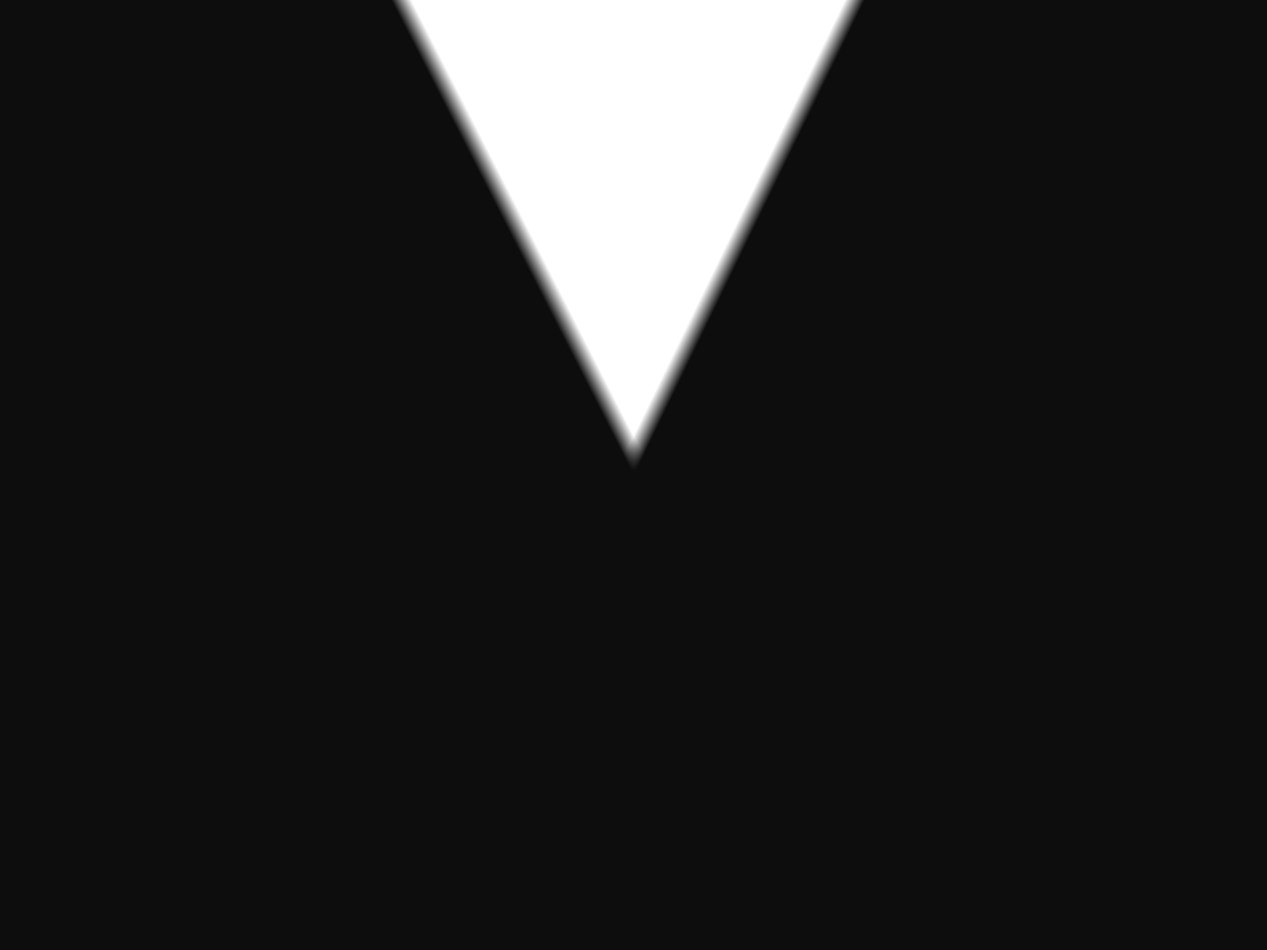
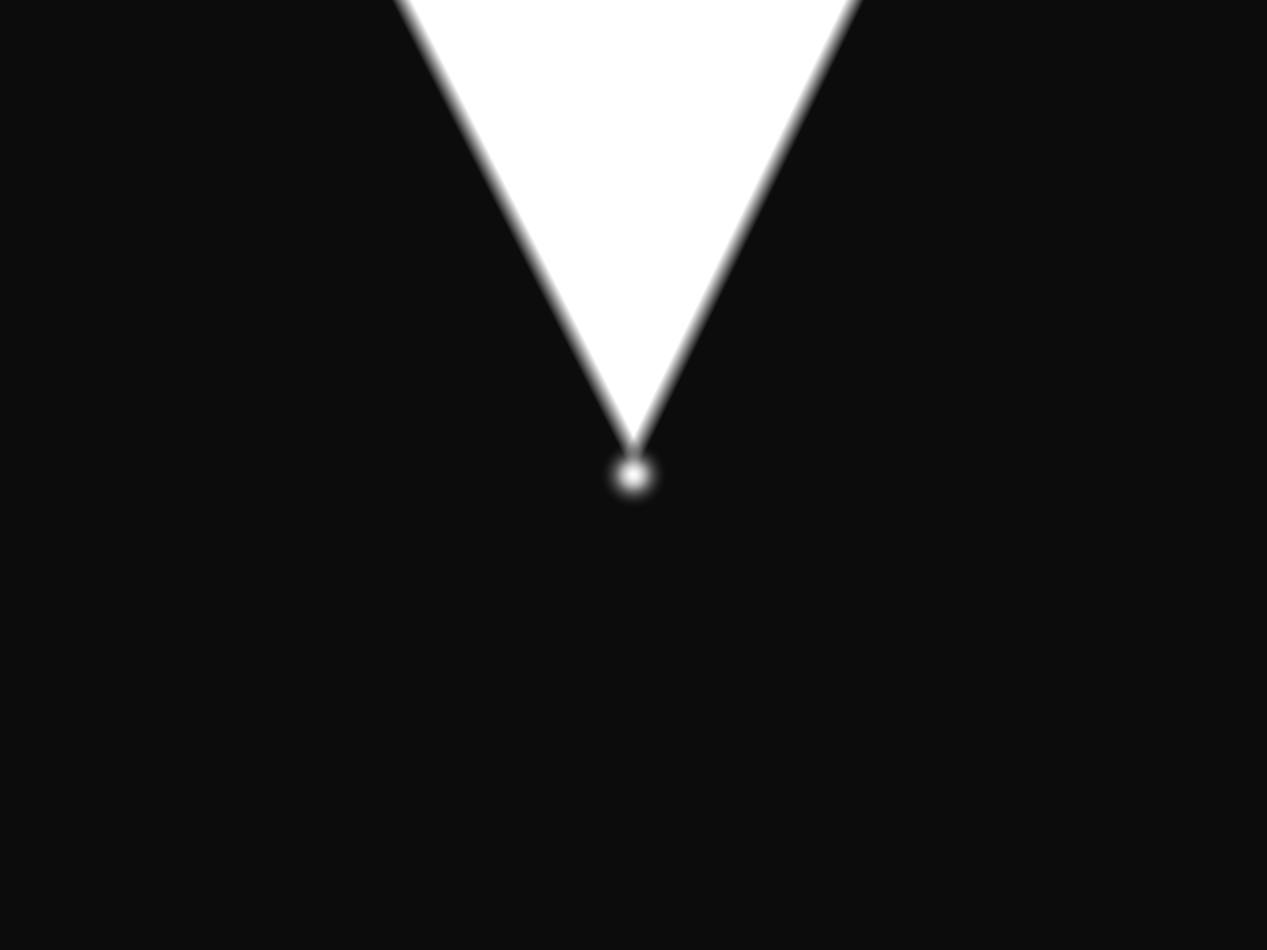
Layers edited between the first and the second 1267px x 950px image:
renamed "Layer" to "alphaClock2.png", opacity 95% → 100%, painted on it over (602, 444, 665, 507)
